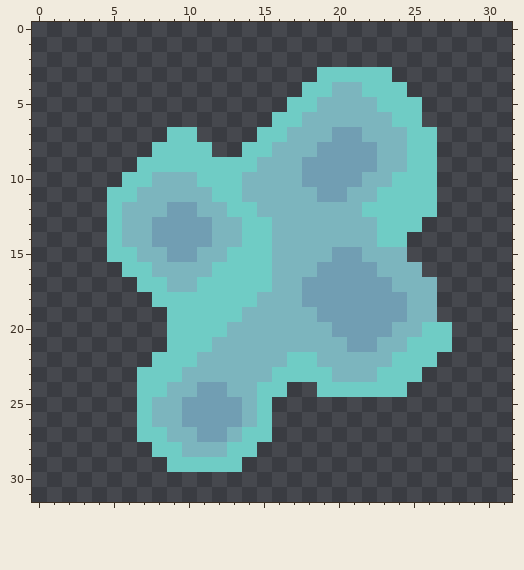
Pixel-art sprite, stored at sprites/items/kovar.png. Above is the file before it was changed.
The file is 32x32 pixels.
After the commit:
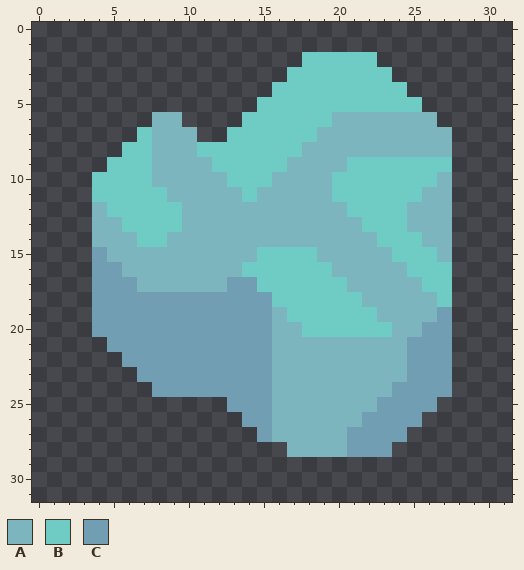
Palette (. is transparent): A #7cb5be  B #6fccc5  C #719eb3
Diff:
@@ x 0..31 @@
  1 ................................
- 2 ................................
- 3 ...................BBBBB........
- 4 ..................BBAABBB.......
- 5 .................BBAAAABBB......
- 6 ................BBAAAAAABB......
- 7 .........BB....BBAAACCAAABB.....
- 8 ........BBBB..BBAAACCCCAABB.....
- 9 .......BBBBBBBBAAACCCCCAABB.....
-10 ......BBAAABBBAAAACCCCAABBB.....
-11 .....BBAAAAABBAAAAACCAABBBB.....
-12 .....BAAACCAABBAAAAAAABBBBB.....
-13 .....BAACCCCAABBAAAAAAABBB......
-14 .....BAACCCCAABBAAAAAAABB.......
-15 .....BBAACCAABBBAAAACCAAA.......
-16 ......BBAAAABBBBAAACCCCAAA......
-17 .......BBAABBBBBAACCCCCCAAA.....
-18 ........BBBBBBBAAACCCCCCCAA.....
-19 .........BBBBBAAAAACCCCCCAA.....
-20 .........BBBBAAAAAAACCCCAABB....
-21 .........BBBAAAAAAAAACCAABBB....
-22 ........BBBAAAAAABBAAAAABBB.....
-23 .......BBBAAAAAABBBBAAABBB......
-24 .......BBAACCAABB..BBBBBB.......
-25 .......BAACCCCAB................
-26 .......BAACCCCAB................
-27 .......BBAACCABB................
-28 ........BBAAABB.................
-29 .........BBBBB..................
+ 2 ..................BBBBB.........
+ 3 .................BBBBBBB........
+ 4 ................BBBBBBBBB.......
+ 5 ...............BBBBBBBBBBB......
+ 6 ........AA....BBBBBBAAAAAAA.....
+ 7 .......BAAA..BBBBBBAAAAAAAAA....
+ 8 ......BBAAABBBBBBBAAAAAAAAAA....
+ 9 .....BBBAAAABBBBBAAAABBBBBBB....
+10 ....BBBBAAAAABBBAAAABBBBBBBA....
+11 ....BBBBBAAAAABAAAAABBBBBBAA....
+12 ....ABBBBBAAAAAAAAAAABBBBAAA....
+13 ....AABBBBAAAAAAAAAAAABBBAAA....
+14 ....AAABBAAAAAAAAAAAAAABBBAA....
+15 ....CAAAAAAAAAABBBBAAAAABBBA....
+16 ....CCAAAAAAAABBBBBBAAAAABBB....
+17 ....CCCAAAAAACCBBBBBBAAAAABB....
+18 ....CCCCCCCCCCCCBBBBBBAAAAAB....
+19 ....CCCCCCCCCCCCABBBBBBAAAAC....
+20 ....CCCCCCCCCCCCAABBBBBBAACC....
+21 .....CCCCCCCCCCCAAAAAAAAACCC....
+22 ......CCCCCCCCCCAAAAAAAAACCC....
+23 .......CCCCCCCCCAAAAAAAAACCC....
+24 ........CCCCCCCCAAAAAAAACCCC....
+25 .............CCCAAAAAAACCCC.....
+26 ..............CCAAAAAACCCC......
+27 ...............CAAAAACCCC.......
+28 .................AAAACCC........
+29 ................................
 30 ................................
